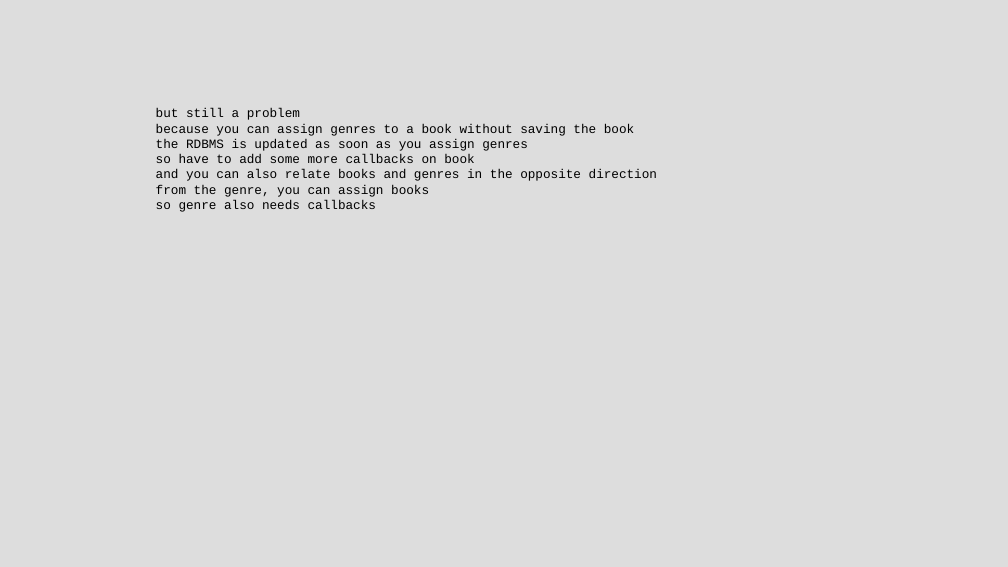
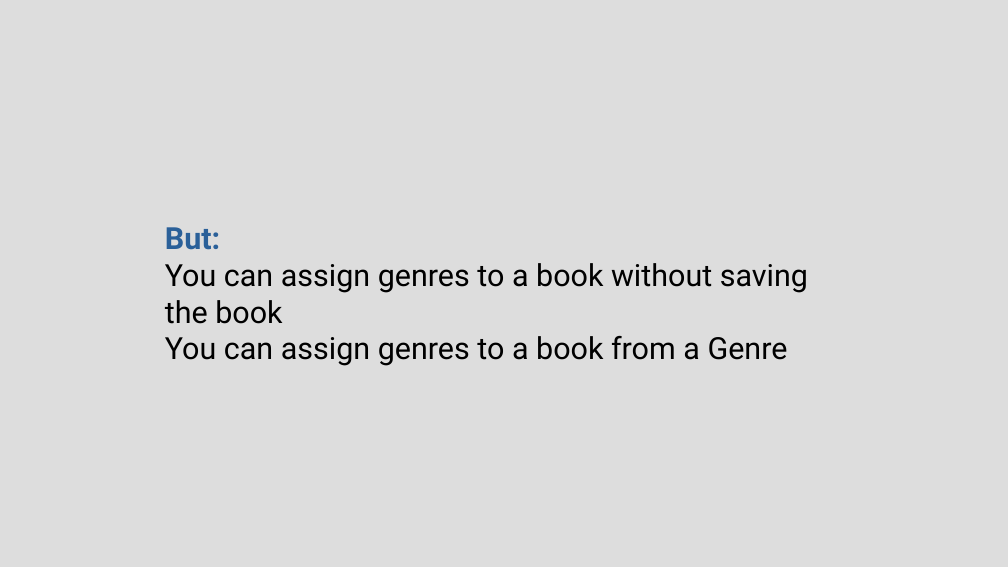
Before and after one commit to chriscressman/architecting-a-search-feature, a slide deck: slide 117 of presentation.odp (slide 118 before the commit). Drawn at 1008x567 pixels with LibreOffice and Linux fonts; fonts in the diff are those of the drawing. Boxes give left, top, right and bottom in pixels: in the first picture for what was removed or moved away, otherwise in the second. Text is boxed around its words. In the diff, an @@ line names an element or a change of style, - is before the commit and + after.

```diff
--- a/presentation.odp
+++ b/presentation.odp
@@ text "But:" at (165, 227, 808, 366): vertical alignment top to middle @@
@@ text at (165, 227, 808, 366): text changed; size 10 to 24 pt; font Courier New to Roboto @@
-but still a problem
-because you can assign genres to a book without saving the book
-the RDBMS is updated as soon as you assign genres
-so have to add some more callbacks on book
-and you can also relate books and genres in the opposite direction
-from the genre, you can assign books
-so genre also needs callbacks
+But:
+You can assign genres to a book without saving the book
+You can assign genres to a book from a Genre
```
Also in this commit, not shown: 21 other slides changed, 6 slides added, 4 slides removed.
